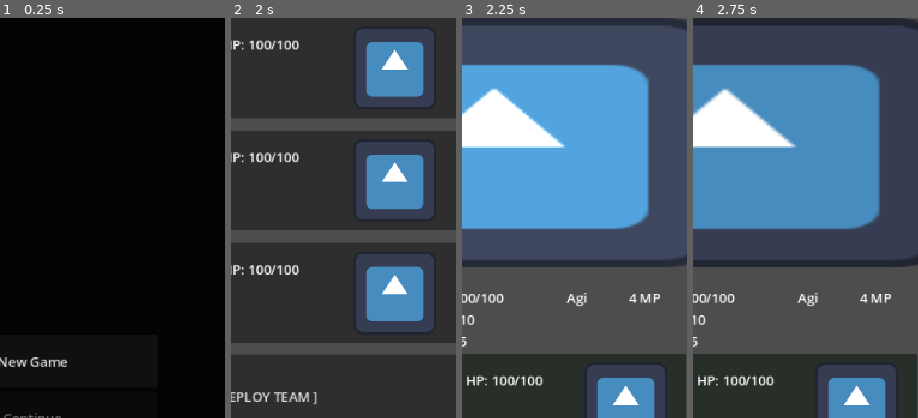
Above: before the commit, frames 1-4 (left to right).
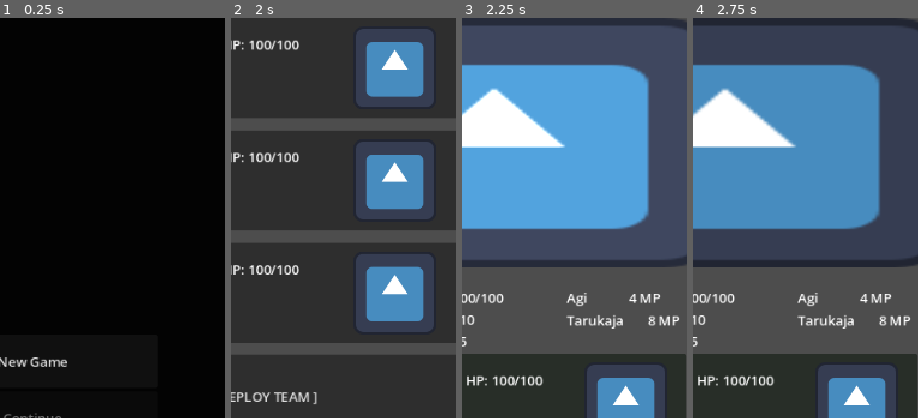
Above: after the commit, the same moments.

Repository: sofia-romao/JRPG-Mobile
Game: Godot game, scene res://scenes/main.tscn
Two runs of this game, one before a commit and one after it. Both use one fixed random seed, a clock stepped at 60 frames per second and the inputs below. The engine's default icon, where the game draws it, is replaced by a stand-in: a white triangle on a blue panel in a dark square.
Inputs (mouse positions are % of the whole screen's width and height, from its top left):
- Up to frame 1 (0.25 s): no input
- Up to frame 2 (2 s): click "New Game" at 0.5 s; click (49, 27) at 1.25 s
- Up to frame 3 (2.25 s): click (50, 6) at 2 s
- Up to frame 4 (2.75 s): no input
The pictures show only the part of the screen within x 43-93%, y 0-50%; the shares and areas given below are measured in that part.

Frames 1-2 are identical in both runs. In frame 3, 0.6% of the frame differs, in the area x 46-97%, y 74-78%; in frame 4, 0.6%.

Commit message:
corrigi bug visual e criei tarukaja

Diff:
--- a/fgo-dialogue/combat_manager.gd
+++ b/fgo-dialogue/combat_manager.gd
@@ -267,26 +267,21 @@
 
 	# 🎯 MODULAR STATUS EFFECT TARGETING SYSTEM
 	if skill.status_to_apply and randf() <= skill.status_chance:
+	# 🌟 ADICIONE ESTA LINHA: Pega a duração salva no arquivo do status
+		var duration = skill.status_to_apply.default_duration
+
 		match skill.target_type:
 			SkillData.TargetType.ENEMY:
 				if spawned_enemy.has_method("apply_status"):
-					spawned_enemy.apply_status(skill.status_to_apply, skill.status_duration)
-
-			SkillData.TargetType.ALLY_SINGLE:
-				# Nota: Caso use um buff de clique único em aliado, garanta que a sua UI mobile
-				# passe o 'target_hero_state' selecionado para esta linha.
-				# Como padrão seguro para o menu básico, aplica no próprio conjurador se não houver alvo.
-				var target_hero = PlayerData.get_hero(hero_id)
-				if target_hero and target_hero.has_method("apply_status"):
-					target_hero.apply_status(skill.status_to_apply, skill.status_duration)
+				# Passa a variável 'duration' aqui
+					spawned_enemy.apply_status(skill.status_to_apply, duration)
 
 			SkillData.TargetType.ALLY_ALL:
-				# Loops through the entire active party to apply the status/buff
 				for p_id in active_party_ids:
 					var member = PlayerData.get_hero(p_id)
 					if member and member.has_method("apply_status"):
-						member.apply_status(skill.status_to_apply, skill.status_duration)
-
+						# Passa a variável 'duration' aqui também
+						member.apply_status(skill.status_to_apply, duration)
 			# Se você adicionou os novos tipos (EVERYONE e SELF) na sua Enum:
 			SkillData.TargetType.EVERYONE:
 				if spawned_enemy.has_method("apply_status"):
@@ -759,14 +754,16 @@
 
 	# Aplica o status effect modular de forma segura
 	if skill.status_to_apply and target_hero.has_method("apply_status"):
-		target_hero.apply_status(skill.status_to_apply, skill.status_duration)
-
-	print("🔮 [Support] %s applied %s to %s for %d turns." % [
-		caster_state.blueprint.character_name,
-		skill.name,
-		target_hero.blueprint.character_name,
-		skill.status_duration
-	])
+	# 🌟 AJUSTE AQUI: Lê do default_duration do Resource
+		var duration = skill.status_to_apply.default_duration
+		target_hero.apply_status(skill.status_to_apply, duration)
+
+		print("🔮 [Support] %s applied %s to %s for %d turns." % [
+	caster_state.blueprint.character_name,
+	skill.name,
+	target_hero.blueprint.character_name, # 👈 O nome do herói entra no terceiro %s
+	duration                              # 👈 A duração numérica entra no %d
+])
 
 	# Dispara efeitos visuais e sonoros na UI mobile
 	_trigger_damage_popup(target_hero.blueprint.id, 0, "SUPPORT")
--- a/fgo-dialogue/command_menu.gd
+++ b/fgo-dialogue/command_menu.gd
@@ -57,6 +57,11 @@
 func _on_skills_menu_opened() -> void:
 	if main_buttons: main_buttons.hide()
 	if skills_sub_menu: skills_sub_menu.show()
+
+	# 🛡️ BLINDAGEM: Aguarda o frame de renderização atual terminar
+	# Isso limpa o clique do dedo na tela e evita que a lista capture o input "fantasma"
+	await get_tree().process_frame
+
 	_populate_skills_list()
 
 func _on_items_pressed() -> void:
--- a/fgo-dialogue/main.gd
+++ b/fgo-dialogue/main.gd
@@ -121,10 +121,7 @@
 					hero.total_recovery()
 			else:
 				PlayerData.heal_active_party()
-		GameEvent.ActionType.UNLOCK_HERO:
-			if event.hero_id != "":
-				print("✨ [Main] Narrative trigger: Unlocking hero -> ", event.hero_id)
-				PlayerData.add_hero_to_collection(event.hero_id)
+
 
 func _on_combat_finished(victory: bool) -> void:
 	print("🏁 Main: Combat finished! Victory: ", victory)
--- a/fgo-dialogue/resources/heroes/altria.tres
+++ b/fgo-dialogue/resources/heroes/altria.tres
@@ -9,5 +9,5 @@
 character_name = "Altria"
 theme_color = Color(0.40392157, 0.6392157, 1, 1)
 avatar_icon = ExtResource("1_qwesp")
-skills = Array[String](["agi"])
+skills = Array[String](["agi", "tarukaja"])
 metadata/_custom_type_script = "uid://bln4pkc2ot1or"
--- /dev/null
+++ b/fgo-dialogue/resources/skills/tarukaja.tres
@@ -0,0 +1,16 @@
+[gd_resource type="Resource" script_class="SkillData" format=3 uid="uid://bmuldk8fqjo5u"]
+
+[ext_resource type="Script" uid="uid://8ol7wmoevwbk" path="res://skill_data.gd" id="1_4oox1"]
+[ext_resource type="Resource" uid="uid://b8u3sdbyaig3f" path="res://resources/status_effects/atk_buff.tres" id="2_yqfcx"]
+
+[resource]
+script = ExtResource("1_4oox1")
+id = "tarukaja"
+name = "Tarukaja"
+mp_cost = 8
+element_type = "SUPPORT"
+target_type = 1
+status_to_apply = ExtResource("2_yqfcx")
+status_chance = 1.0
+status_duration = 3
+metadata/_custom_type_script = "uid://8ol7wmoevwbk"
--- /dev/null
+++ b/fgo-dialogue/resources/status_effects/atk_buff.tres
@@ -0,0 +1,12 @@
+[gd_resource type="Resource" script_class="EffectAttributeBuff" format=3 uid="uid://b8u3sdbyaig3f"]
+
+[ext_resource type="Script" uid="uid://bcpiqidf0t2dk" path="res://effect_attribute_buff.gd" id="1_06c1u"]
+[ext_resource type="Texture2D" uid="uid://hk2s6hpyna5a" path="res://icon_bravo.PNG" id="1_n3foa"]
+
+[resource]
+script = ExtResource("1_06c1u")
+id = "atk_UP"
+name = "atk UP"
+icon = ExtResource("1_n3foa")
+is_debuff = false
+metadata/_custom_type_script = "uid://bcpiqidf0t2dk"
--- a/fgo-dialogue/skills_database.gd
+++ b/fgo-dialogue/skills_database.gd
@@ -9,7 +9,8 @@
 	"res://resources/skills/agi.tres",
 	"res://resources/skills/bufu.tres",
 	"res://resources/skills/dia.tres",
-	"res://resources/skills/rush.tres"
+	"res://resources/skills/rush.tres",
+	"res://resources/skills/tarukaja.tres"
 ]
 
 func _ready() -> void:
--- a/fgo-dialogue/status_effect.gd
+++ b/fgo-dialogue/status_effect.gd
@@ -2,26 +2,25 @@
 class_name StatusEffect
 extends Resource
 
+@export_group("Identity")
 @export var id: String = ""
 @export var name: String = ""
 @export var icon: Texture2D
 @export var is_debuff: bool = true
 
+# 🌟 O ajuste definitivo que você está fazendo:
+# Agora a duração padrão nasce e vive aqui dentro do efeito!
+@export var default_duration: int = 3
+
 # --- Gatilhos Virtuais (Hooks) ---
-# Sobrescreva estes métodos nos efeitos específicos
-
-## Chamado no momento exato em que o status é aplicado
 func on_apply(target: Object) -> void:
 	pass
 
-## Chamado no início/fim do turno (o antigo tick)
 func on_turn_tick(target: Object, elapsed_turn: int) -> void:
 	pass
 
-## Chamado quando o status expira naturalmente ou é limpo
 func on_remove(target: Object) -> void:
 	pass
 
-## Permite modificar o dano causado ou recebido (ex: Escudo ou Buff de Atque)
-func modify_damage(base_damage: int, is_inflicting: bool) -> int:
+func modify_damage(base_damage: int, element_type: String, is_inflicting: bool) -> int:
 	return base_damage
